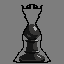
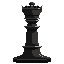
Layered file, before and after one edit (w=64, h=64). Changes by layer:
renamed "Paint Layer 1" to "Paint Layer 3", moved it above "Paint Layer 2", painted on it over [0, 0, 64, 64]
hid "Paint Layer 2", painted on it over [0, 0, 64, 64]
